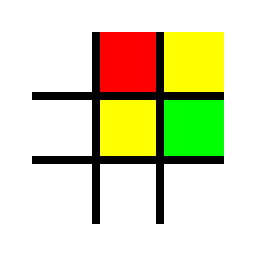
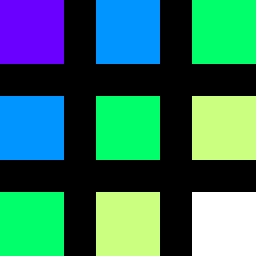
The second 256 × 256 image is a revision of the first. Changes to its layers:
added layer "Layer 3" above "Layer 4" over [0, 0, 256, 256]
added layer "Layer 4" above "prev" over [0, 0, 256, 256]
moved "Layer 1" into group "prev" over [32, 32, 224, 224]
moved "Layer 2" into group "prev" over [96, 32, 224, 160]
